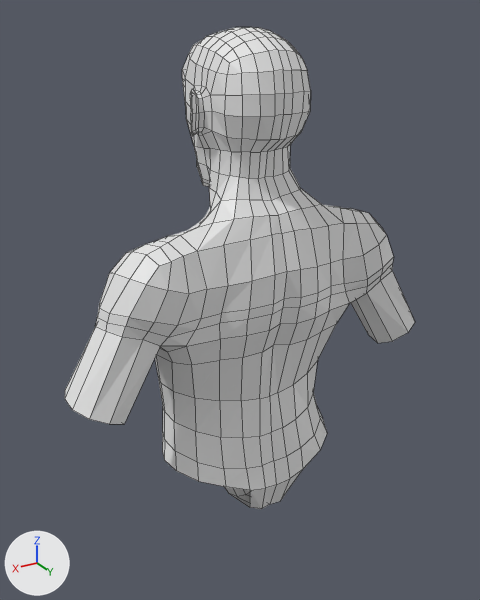
The Blender file Projects/BaseMeshPractice.blend as it was, and as the next commit left it.
Both versions are drawn from a camera (50 mm lens) standing at (249.0, 398.0, 588.0) and looking at (1.0, -16.0, 381.0). The lights are fixed; the arrows at lower left show +X, +Y and +Z. Mesh edges are drawn as thin lines.
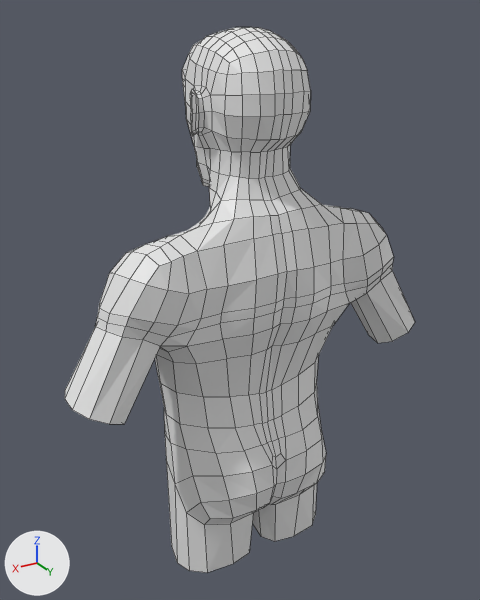
Patch to the scene script:
```diff
--- a/Projects/BaseMeshPractice.blend.py
+++ b/Projects/BaseMeshPractice.blend.py
@@ me_cube @@
 # used by ob_cube; location = (0.0, 0.0, 0.0)
-me_cube.from_pydata(...)  # 480 vertices, 443 faces; spans x 0.0..152.0, y -62.0..46.0, z 195.0..580.0
+me_cube.from_pydata(...)  # 509 vertices, 470 faces; spans x 0.0..152.0, y -62.0..46.0, z 155.0..580.0
+# me_cube part 1
+# 6 vertices are removed from x 15.0..73.0, y -44.0..28.0, z 200.0..258.0
+# 12 faces are deleted
+# 3 vertices in x 9.0..34.0, y -54.0..39.0, z 240.0..451.0 move by (-1.0, -1.0, 0.0)
+# 3 vertices in x 11.0..12.0, y 45.0..46.0, z 395.0..424.0 move by (-3.0, -1.0, 0.0)
+# 55 vertices move from x 0.0..75.0, y -54.0..43.0, z 195.0..472.0 to x 0.0..74.0, y -53.0..44.0, z 193.0..472.0
+# 35 vertices are added at x 0.0..71.0, y -47.0..46.0, z 155.0..267.0
+# 39 new faces join them
```

What differs and where, as boxes (x1, y1, x2, y2) in the pictures (480 x 600 px):
'Cube', reshaped (13% taller): before (65, 27, 415, 509); after (65, 27, 415, 573)
part 1 of me_cube, built on: before (155, 174, 350, 509); after (155, 174, 349, 573)
